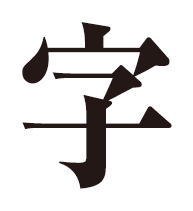
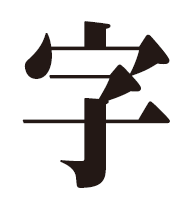
Two versions of the same layered image (193 x 211). Layer-by-layer changes:
removed layer "字" over [22, 22, 172, 189]
added group "Text" (1st of 2) with 1 layers above "battle_jin_008" over [22, 21, 170, 188]
added layer "Text" (2nd of 2, in "Text") in group "Text" over [22, 21, 170, 188]
